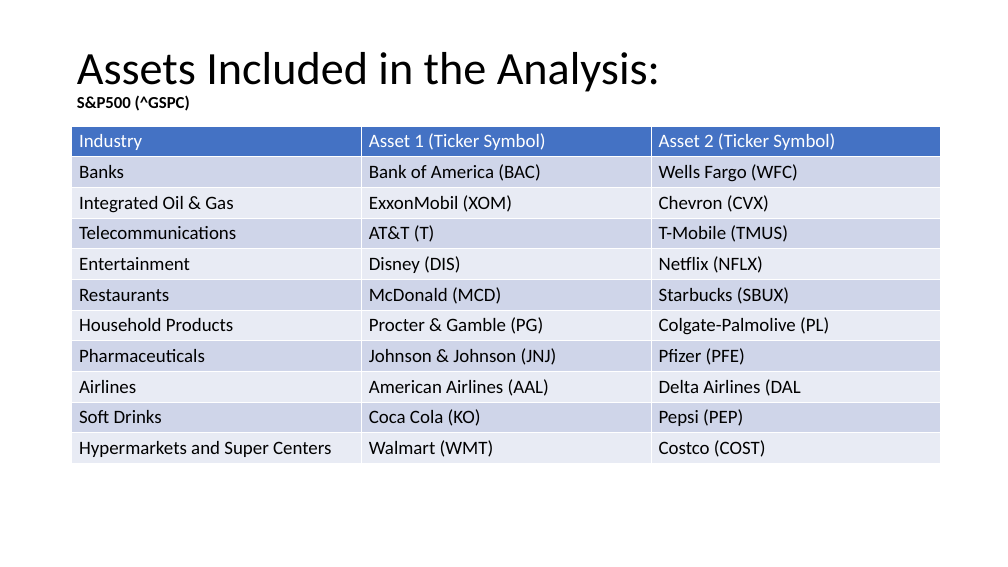
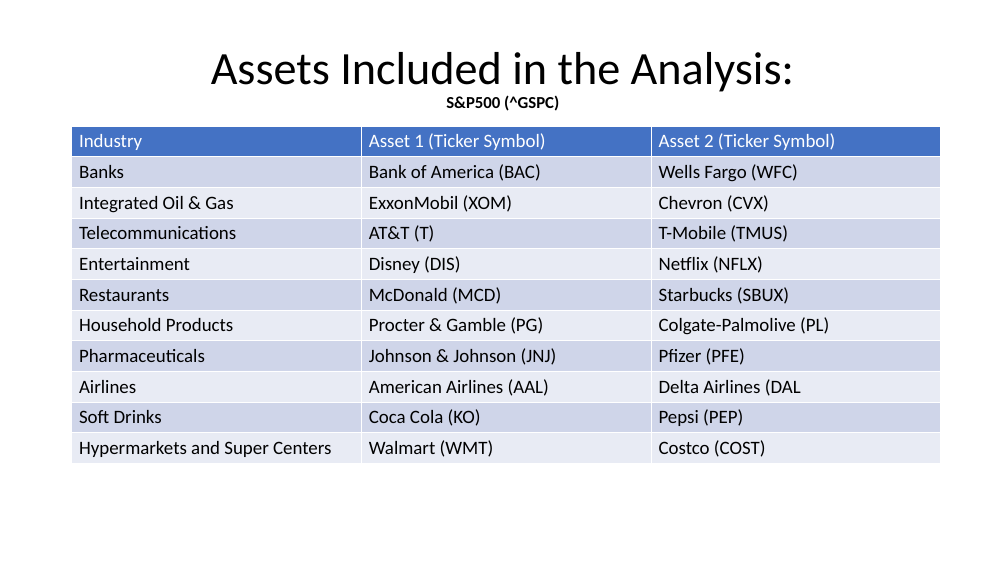
Before and after one commit to claybeaver/Group9_Project1, a slide deck: slide 3 of Final_Presentation.pptx. Drawn at 1008x567 pixels with LibreOffice and Linux fonts; fonts in the diff are those of the drawing. Boxes give left, top, right and bottom in pixels: in the first picture for what was removed or moved away, otherwise in the second. Text is boxed around its words. In the diff, an @@ line names an element or a change of style, - is before the commit and + after.

```diff
--- a/Final_Presentation.pptx
+++ b/Final_Presentation.pptx
@@ title "Assets Included in the Analysis: ..." at (211, 52, 794, 111): alignment left to centre @@
```
Also in this commit, not shown: 10 other slides changed, 1 slide added, 1 slide removed, 4 other files.
